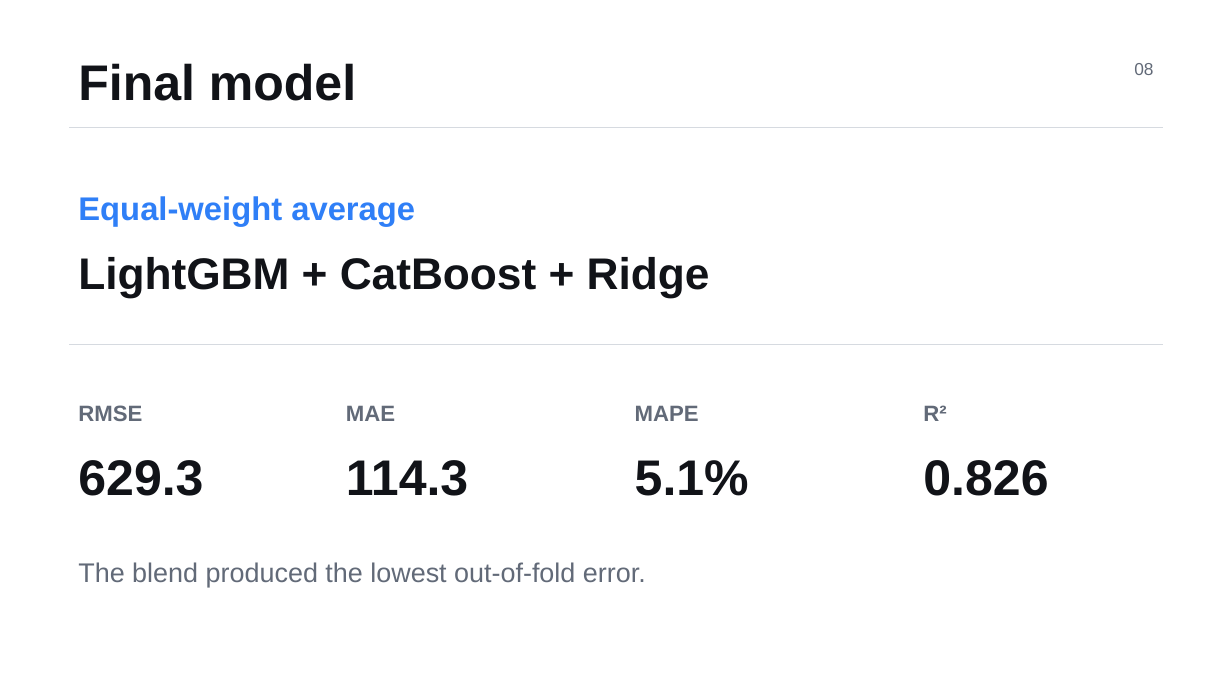
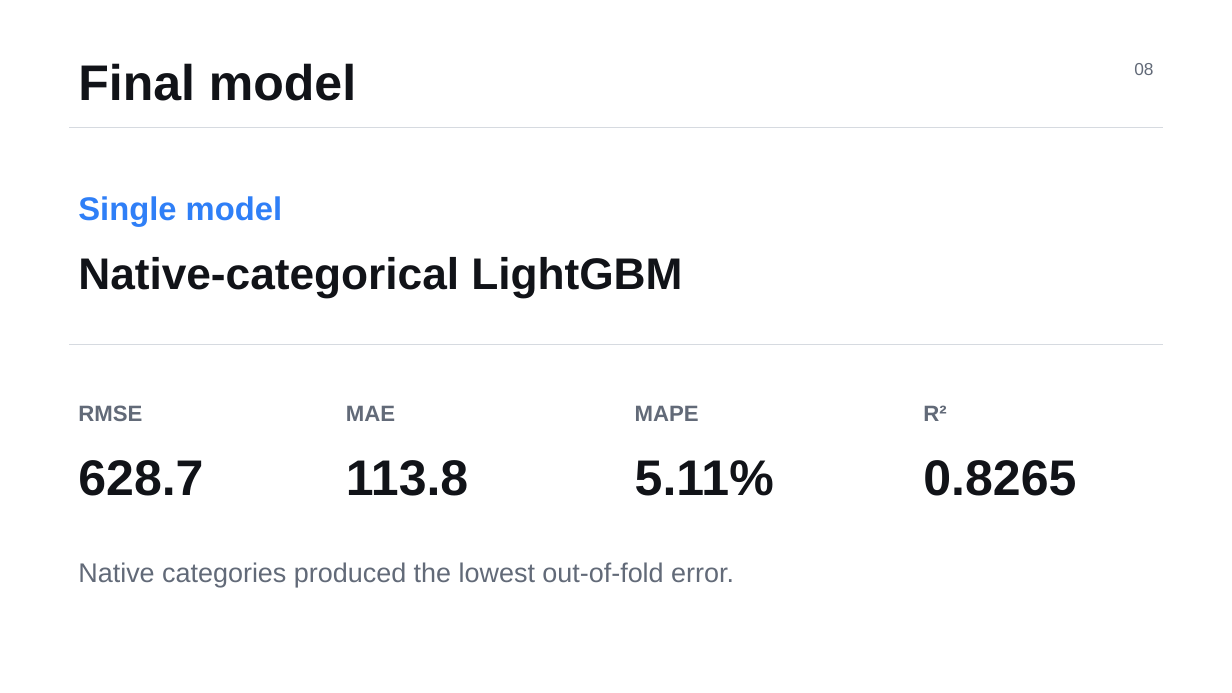
Before and after one commit to 61j3t/spotter-freight-rate-ml, a slide deck: slide 8 of Freight_Rate_Prediction_Minimal.pptx. Drawn at 1232x693 pixels with LibreOffice and Linux fonts; fonts in the diff are those of the drawing. Boxes give left, top, right and bottom in pixels: in the first picture for what was removed or moved away, otherwise in the second. Text is boxed around its words. In the diff, an @@ line names an element or a change of style, - is before the commit and + after.

Commit message:
Benchmark native categorical model and refresh submission

```diff
--- a/Freight_Rate_Prediction_Minimal.pptx
+++ b/Freight_Rate_Prediction_Minimal.pptx
@@ text at (78,196,282,226): text changed @@
-Equal-weight average
+Single model
@@ text at (78,257,682,297): text changed @@
-LightGBM + CatBoost + Ridge
+Native-categorical LightGBM
@@ text at (78,460,203,496): text changed @@
-629.3
+628.7
@@ text at (346,460,468,496): text changed @@
-114.3
+113.8
@@ text at (635,460,774,496): text changed @@
-5.1%
+5.11%
@@ text at (923,460,1076,496): text changed @@
-0.826
+0.8265
@@ text at (78,562,734,587): text changed @@
-The blend produced the lowest out-of-fold error.
+Native categories produced the lowest out-of-fold error.
```
Also in this commit, not shown: 2 other slides changed, 14 other files.
